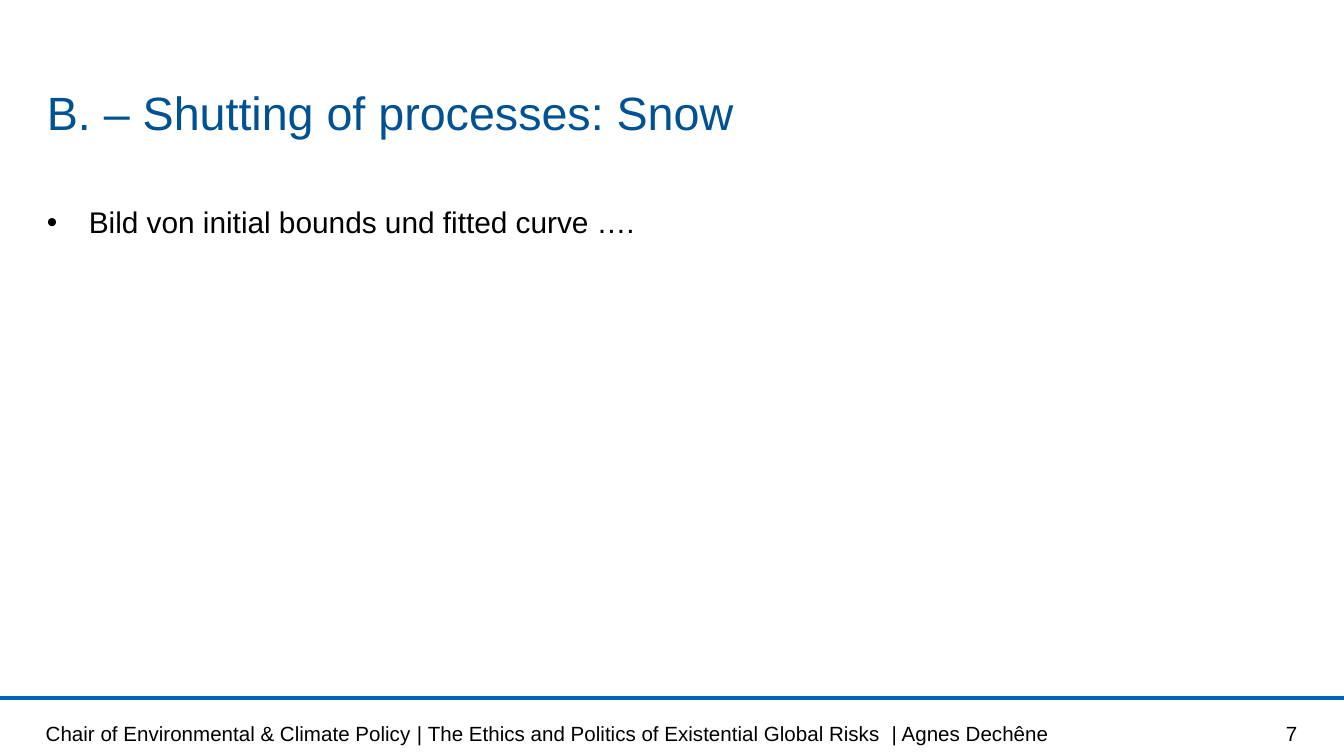
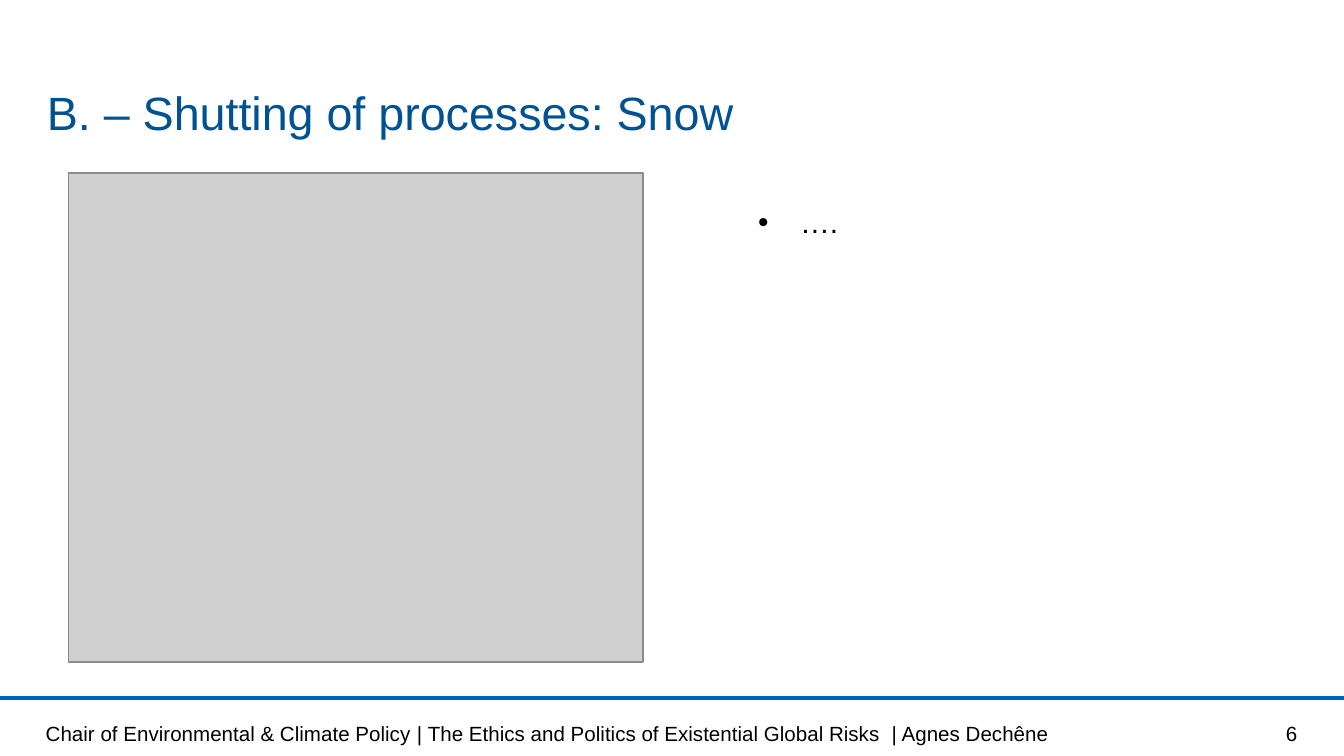
Before and after one commit to lisab00/UncertaintyQuantificationHydrology, a slide deck: slide 6 of MMUQ_task1.pptx (slide 7 before the commit). Drawn at 1344x756 pixels with LibreOffice and Linux fonts; fonts in the diff are those of the drawing; grey boxes stand for pictures; background and template pictures are left out. Boxes give left, top, right and bottom in pixels: in the first picture for what was removed or moved away, otherwise in the second. Text is boxed around its words. In the diff, an @@ line names an element or a change of style, - is before the commit and + after.

```diff
--- a/MMUQ_task1.pptx
+++ b/MMUQ_task1.pptx
@@ picture added at (69,173,644,663) @@
@@ text at (89,211,589,234): text changed @@
-• Bild von initial bounds und fitted curve ….
+• ….
@@ page number at (1286,726,1297,742): text changed @@
-7
+6
```
Also in this commit, not shown: 2 other slides changed, 1 slide removed.
